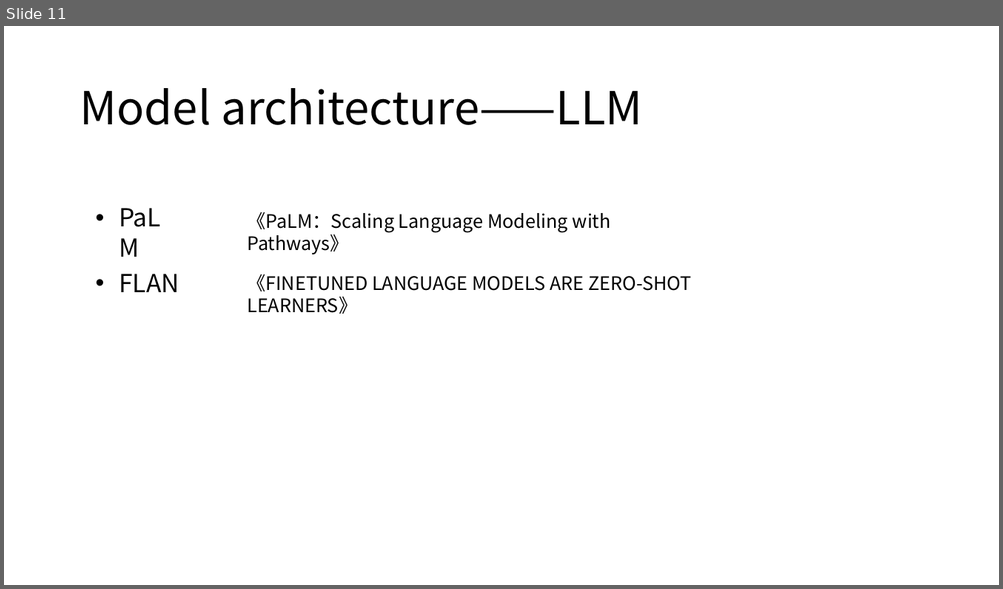
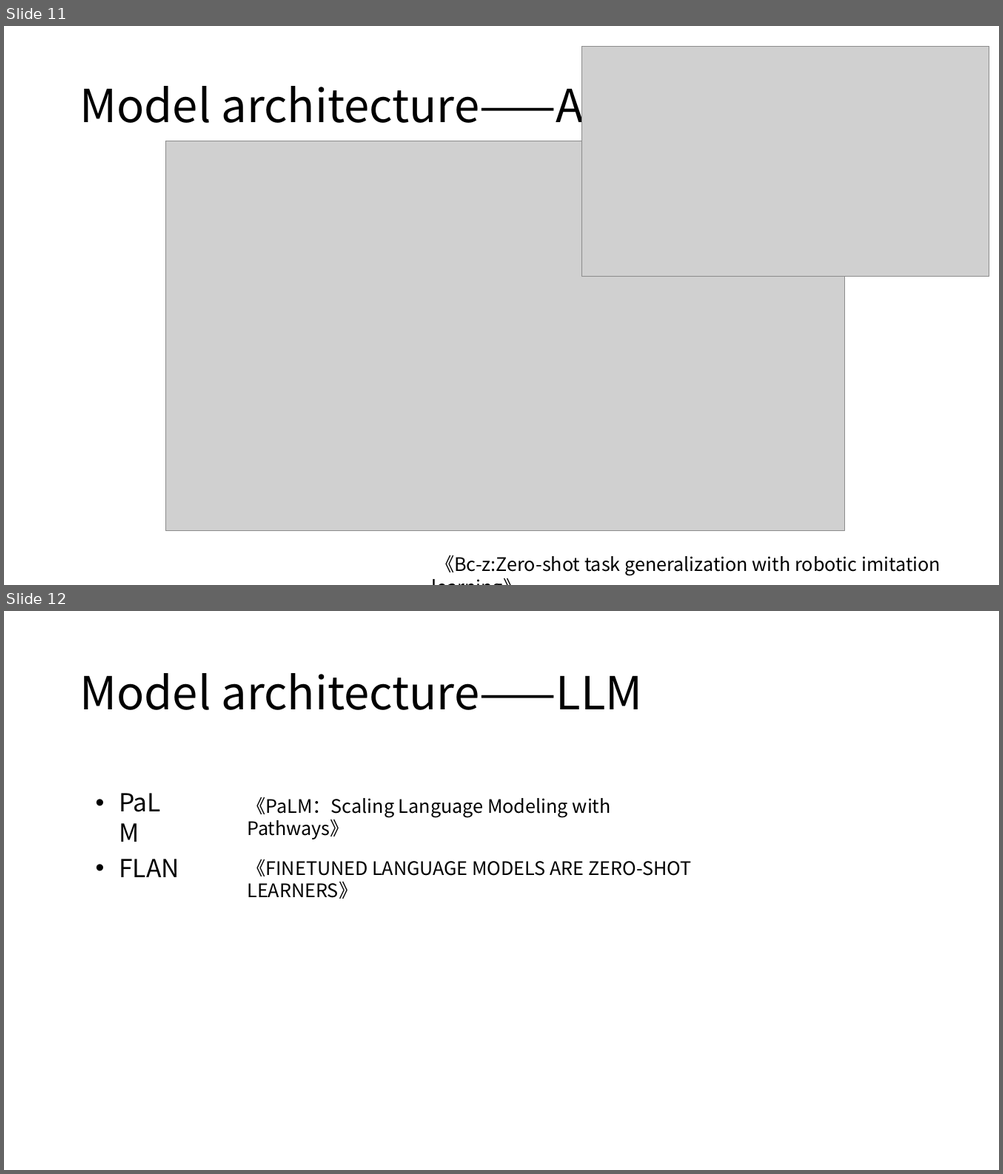
Before and after one commit to kevinva/paperReport, a slide deck: presentation/Do_As_I_Can_Not_As_I_Say-Grounding_Language_in_Robotic_Affordance.pptx. Shown one above the other, each under a label of ours: slide 11 before the commit, slides 11 and 12 after it. The pictures are 1003x589 and 1003x1174 pixels, drawn with LibreOffice and Linux fonts; fonts in the diff are those of the drawing; grey boxes stand for pictures. Boxes give left, top, right and bottom in pixels: in the first picture for what was removed or moved away, otherwise in the second. Text is boxed around its words. In the diff, an @@ line names an element or a change of style, - is before the commit and + after.

Commit message:
Test

```diff
--- a/presentation/Do_As_I_Can_Not_As_I_Say-Grounding_Language_in_Robotic_Affordance.pptx
+++ b/presentation/Do_As_I_Can_Not_As_I_Say-Grounding_Language_in_Robotic_Affordance.pptx
@@ slide 11 added at [4,26,999,585], background #FFFFFF @@
@@ picture added at [582,46,990,277] @@
@@ title added at [79,76,679,134], 44 pt, text #000000 @@
+Model architecture——Agent
@@ picture added at [166,141,844,531] @@
@@ text added at [435,556,940,577], 18 pt, text #000000 @@
+《Bc-z:Zero-shot task generalization with robotic imitation learning》
@@ what was slide 11 is now slide 12 @@
```
